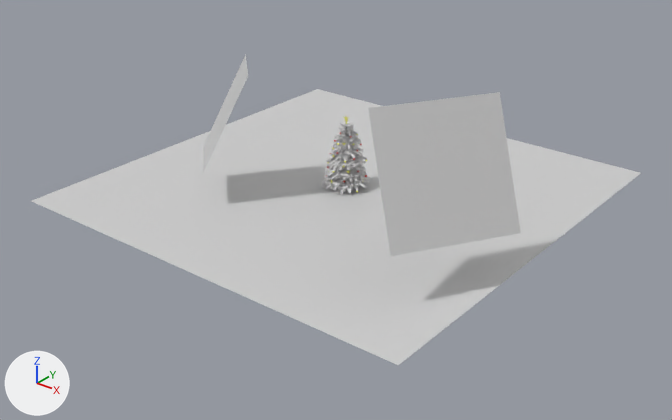
The COLLADA model data/Christmas.dae: old version first, new version second.
Camera for both pictures: a 50 mm lens placed at (13.97, -17.89, 10.29), pointed at (0.48, -1.02, -0.16). Every picture has the same lights, and +X, +Y and +Z are marked at lower left. Where no turn or scale is listed for an object, it has been applied to the vertices.

The scene before the commit, as lines of its bpy script (objects in view):
```python
mat_branches = principled_material('branches')
mat_branches.base_color = (0.8, 0.8, 0.8)  # white #e7e7e7
mat_branches.roughness = 0.9
me_plane = bpy.data.meshes.new('Plane')
me_plane.from_pydata([(-5.8, -5.8, 0.0), (5.8, -5.8, 0.0), (-5.8, 5.8, 0.0), (5.8, 5.8, 0.0)], [], [(1, 2, 0), (1, 3, 2)])
me_plane.materials.append(mat_white_floor)  # light grey #d1d1d1
me_plane_002 = bpy.data.meshes.new('Plane.002')
me_plane_002.from_pydata(...)  # 25 vertices, 32 faces; spans x -1.08..1.08, y -1.08..1.08, z -1.25..1.25
me_plane_002.materials.append(mat_lighside)  # light grey #d1d1d1
me_plane_003 = bpy.data.meshes.new('Plane.003')
me_plane_003.from_pydata(...)  # 25 vertices, 32 faces; spans x -1.34..1.34, y -1.66..1.66, z -1.37..1.37
me_plane_003.materials.append(mat_light_camera)  # light grey #d1d1d1
me_plane_085 = bpy.data.meshes.new('Plane.085')
me_plane_085.from_pydata(...)  # 7094 vertices, 3862 faces; spans x -0.79..0.52, y -0.82..0.49, z -0.26..1.59
me_plane_085.materials.append(mat_branches)  # white #e7e7e7
ob_cameralight = bpy.data.objects.new('cameralight', me_plane_003)
ob_cameralight.location = (4.67, -2.6, 2.57)
ob_floor = bpy.data.objects.new('floor', me_plane)
ob_floor.location = (0.0, 0.0, 0.0)
ob_leaves = bpy.data.objects.new('leaves', me_plane_085)
ob_leaves.location = (0.14, 0.17, 0.27)
ob_light_side = bpy.data.objects.new('Light-side', me_plane_002)
ob_light_side.location = (-2.22, -2.17, 2.18)
```
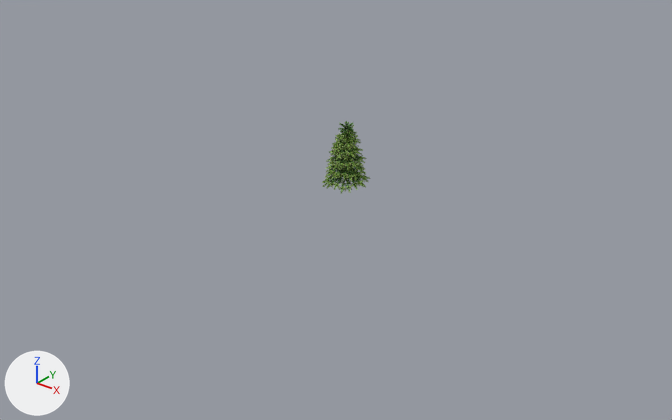
Where the change shows, as pixel boxes (x1, y1, x2, y2) in the pictures (672 x 420 px):
'floor', deleted: before (32, 89, 641, 365)
'cameralight', deleted: before (368, 92, 521, 256)
'leaves', surface changed (grey to green): (322, 121, 371, 194) in both
'Light-side', deleted: before (203, 54, 248, 173)

The change, as a list of edits to the scene's bpy script:
```text
Add img_branch_png:
    img_branch_png = load_image('branch.png', 'branch.png', 300, 273, 'sRGB')
Change mat_branches:
    remove mat_branches.base_color = (0.8, 0.8, 0.8)  # white #e7e7e7
    add mat_branches.texture = img_branch_png  # with its transparency
Remove ob_floor:
    ob_floor = bpy.data.objects.new('floor', me_plane)
    ob_floor.location = (0.0, 0.0, 0.0)
Remove ob_light_side:
    ob_light_side = bpy.data.objects.new('Light-side', me_plane_002)
    ob_light_side.location = (-2.22, -2.17, 2.18)
Remove ob_cameralight:
    ob_cameralight = bpy.data.objects.new('cameralight', me_plane_003)
    ob_cameralight.location = (4.67, -2.6, 2.57)
```
